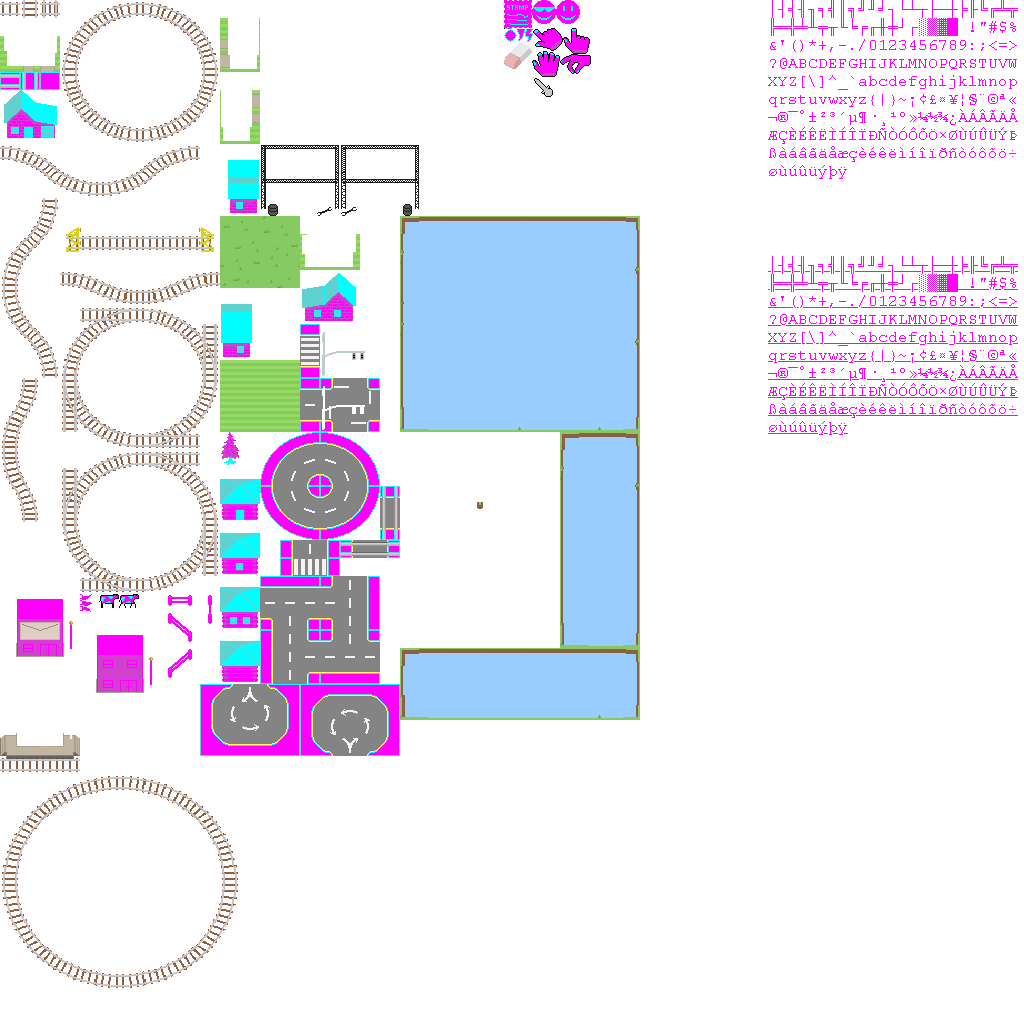
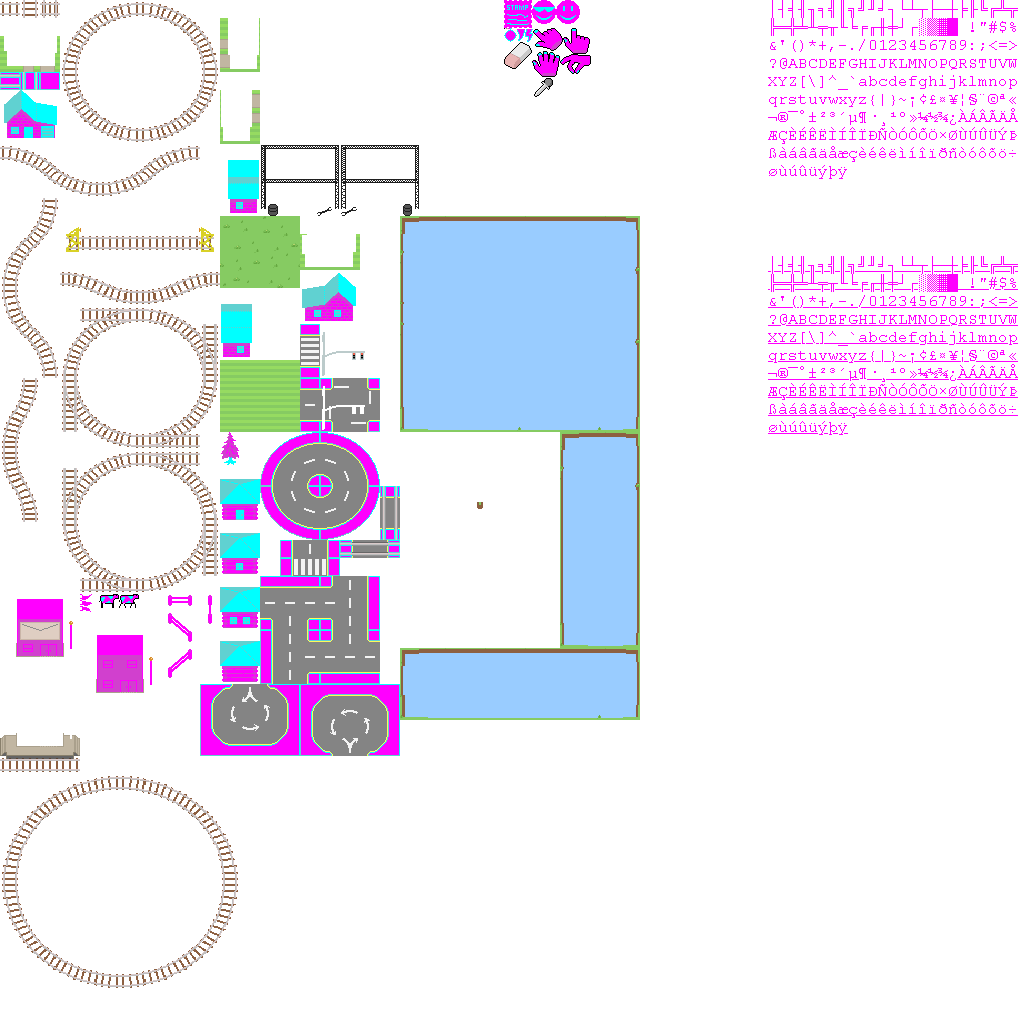
Layer changes from the first 1024x1024 image to the second:
painted on "base.png copy" over [left=504, top=42, right=553, bottom=97]
